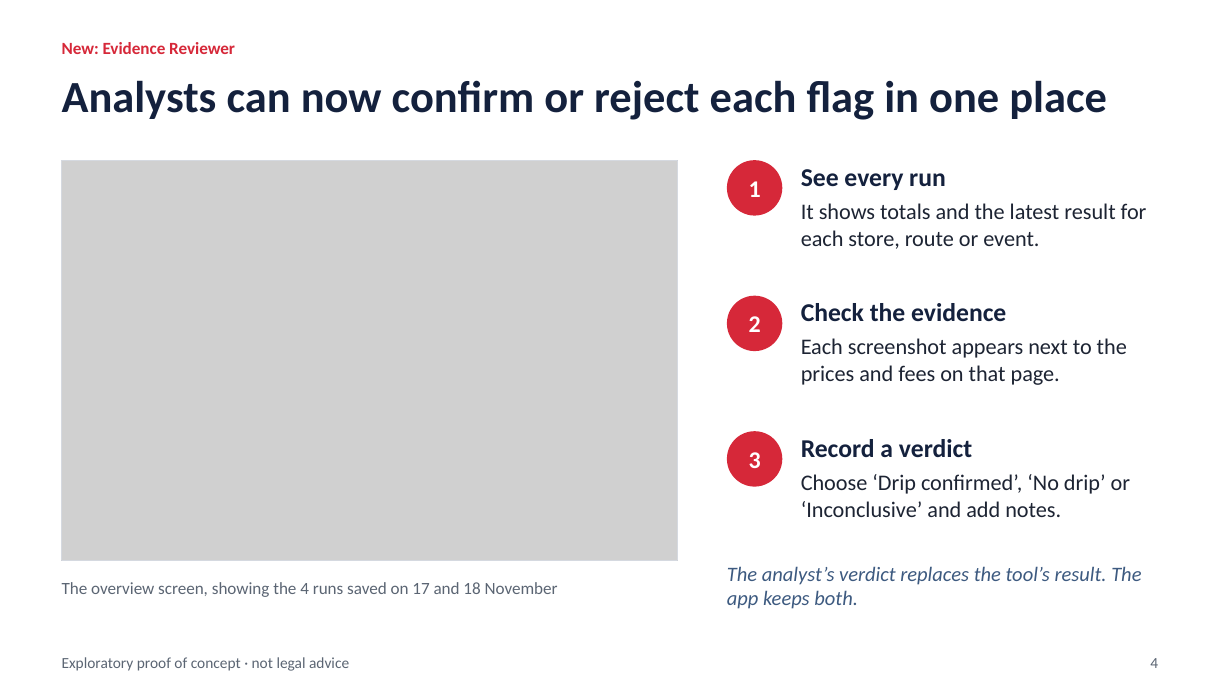
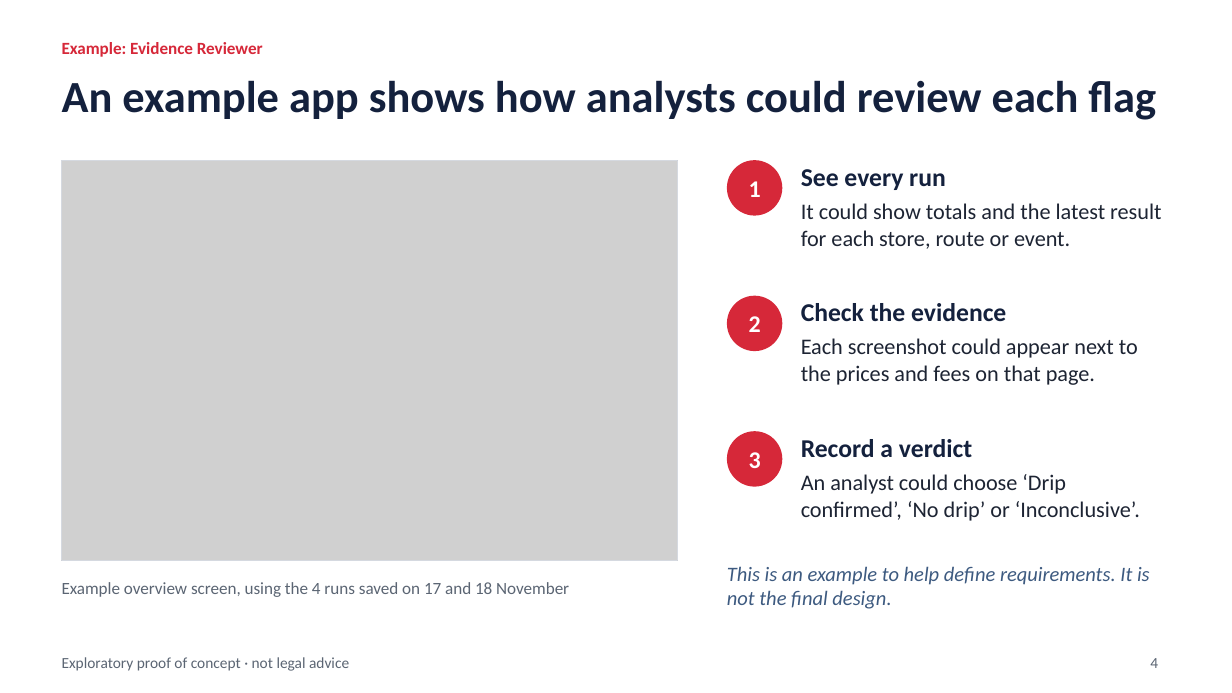
Before and after one commit to roflov2/browser-automation, a slide deck: slide 4 of docs/Drip_Pricing_PoC_update_2026-11-24.pptx. Drawn at 1232x693 pixels with LibreOffice and Linux fonts; fonts in the diff are those of the drawing; grey boxes stand for pictures. Boxes give left, top, right and bottom in pixels: in the first picture for what was removed or moved away, otherwise in the second. Text is boxed around its words. In the diff, an @@ line names an element or a change of style, - is before the commit and + after.

```diff
--- a/docs/Drip_Pricing_PoC_update_2026-11-24.pptx
+++ b/docs/Drip_Pricing_PoC_update_2026-11-24.pptx
@@ text at (x1=62, y1=42, x2=263, y2=57): text changed @@
-New: Evidence Reviewer
+Example: Evidence Reviewer
@@ title at (x1=62, y1=80, x2=1156, y2=120): text changed @@
-Analysts can now confirm or reject each flag in one place
+An example app shows how analysts could review each flag
@@ text at (x1=801, y1=203, x2=1161, y2=249): text changed @@
-It shows totals and the latest result for each store, route or event.
+It could show totals and the latest result for each store, route or event.
@@ text at (x1=801, y1=338, x2=1138, y2=385): text changed @@
-Each screenshot appears next to the prices and fees on that page.
+Each screenshot could appear next to the prices and fees on that page.
@@ text at (x1=801, y1=474, x2=1140, y2=521): text changed @@
-Choose ‘Drip confirmed’, ‘No drip’ or ‘Inconclusive’ and add notes.
+An analyst could choose ‘Drip confirmed’, ‘No drip’ or ‘Inconclusive’.
@@ text at (x1=727, y1=566, x2=1150, y2=609): text changed @@
-The analyst’s verdict replaces the tool’s result. The app keeps both.
+This is an example to help define requirements. It is not the final design.
@@ text at (x1=62, y1=582, x2=569, y2=597): text changed @@
-The overview screen, showing the 4 runs saved on 17 and 18 November
+Example overview screen, using the 4 runs saved on 17 and 18 November
```
Also in this commit, not shown: 2 other slides changed.
